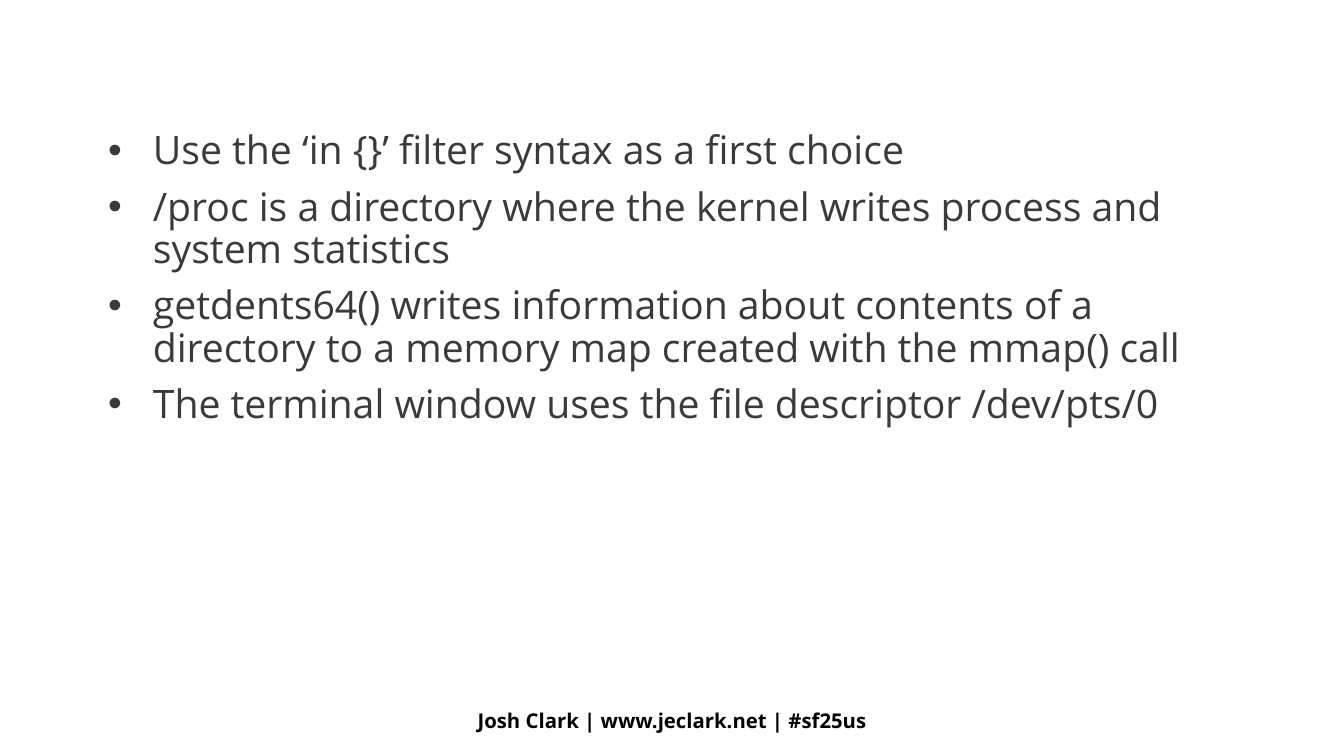
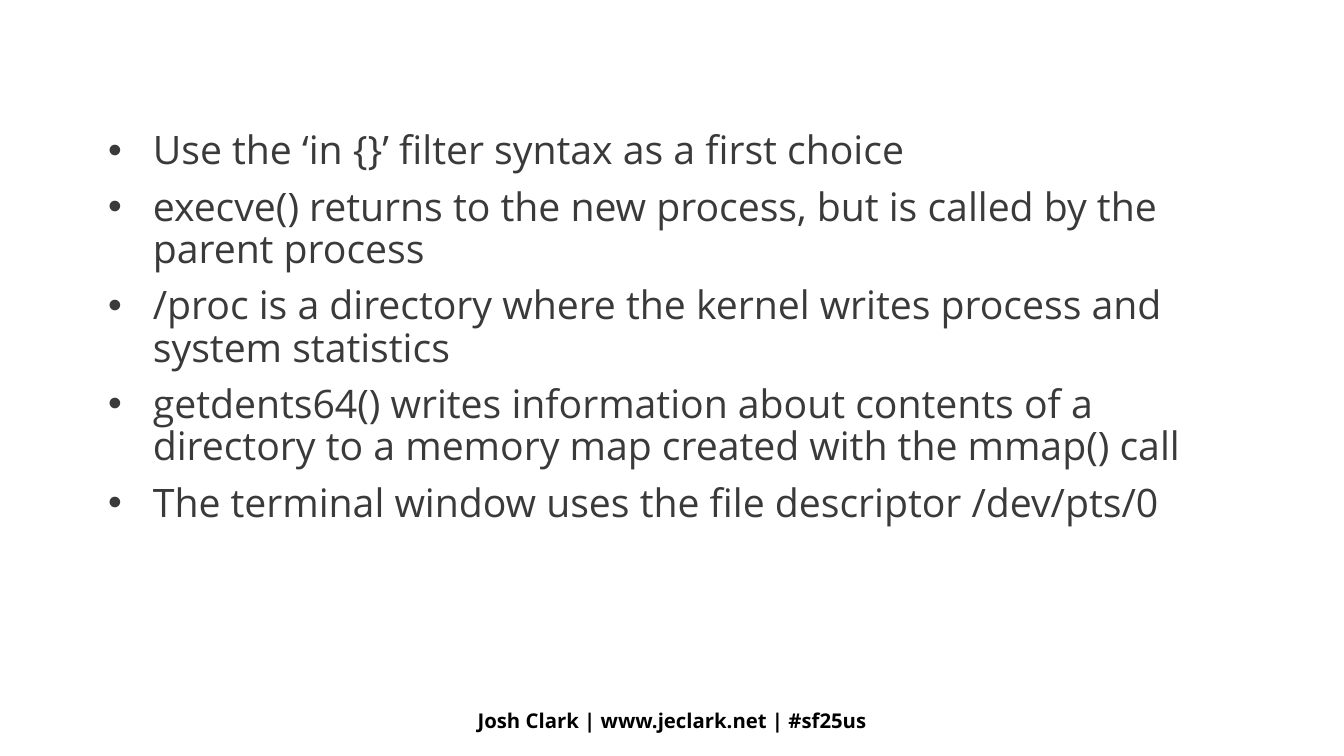
Before and after one commit to je-clark/sharkfest-25-us-stratoshark, a slide deck: slide 19 of syscall_spelunker_slides.pptx. Drawn at 1344x756 pixels with LibreOffice and Linux fonts; fonts in the diff are those of the drawing; background and template pictures are left out. Boxes give left, top, right and bottom in pixels: in the first picture for what was removed or moved away, otherwise in the second. Text is boxed around its words. In the diff, an @@ line names an element or a change of style, - is before the commit and + after.

```diff
--- a/syscall_spelunker_slides.pptx
+++ b/syscall_spelunker_slides.pptx
@@ text at bbox=[153, 191, 1157, 273]: paragraph added @@
+• execve() returns to the new process, but is called by the parent process
```
Also in this commit, not shown: 4 other slides changed, 1 other file.
